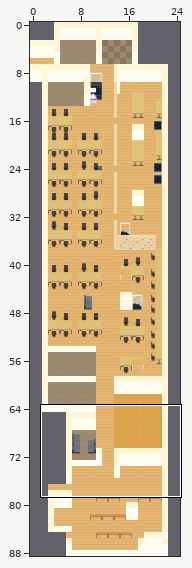
Tiled map (JSON) -- maps/map.json. The picture above shows the old version from afar; the outline marks the close-up.
Close-up. Earlier state:
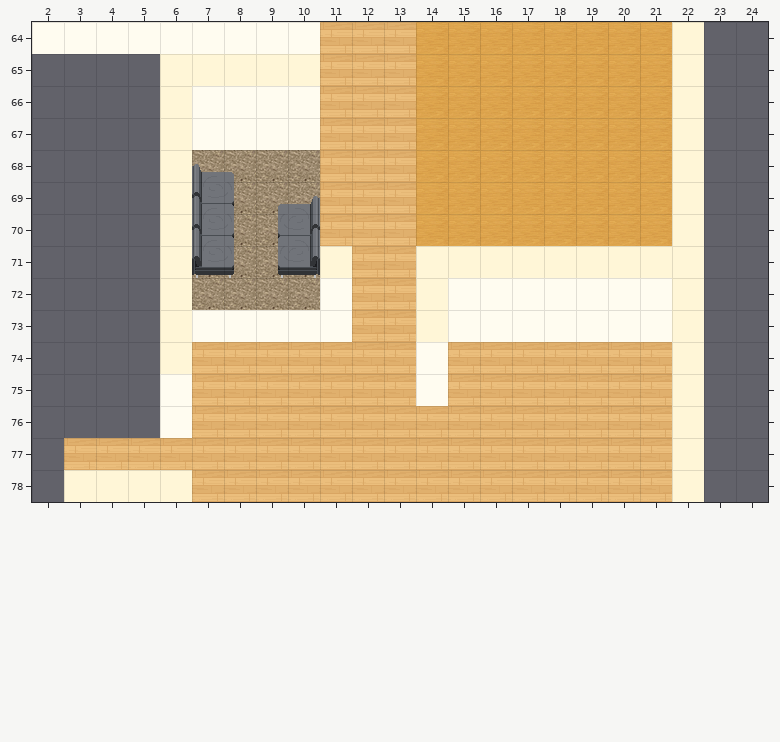
Cells are 32x32 px. Shown: x 2..24, y 64..78. The commit also changed other parts of the map, which this record leaves out.
New version:
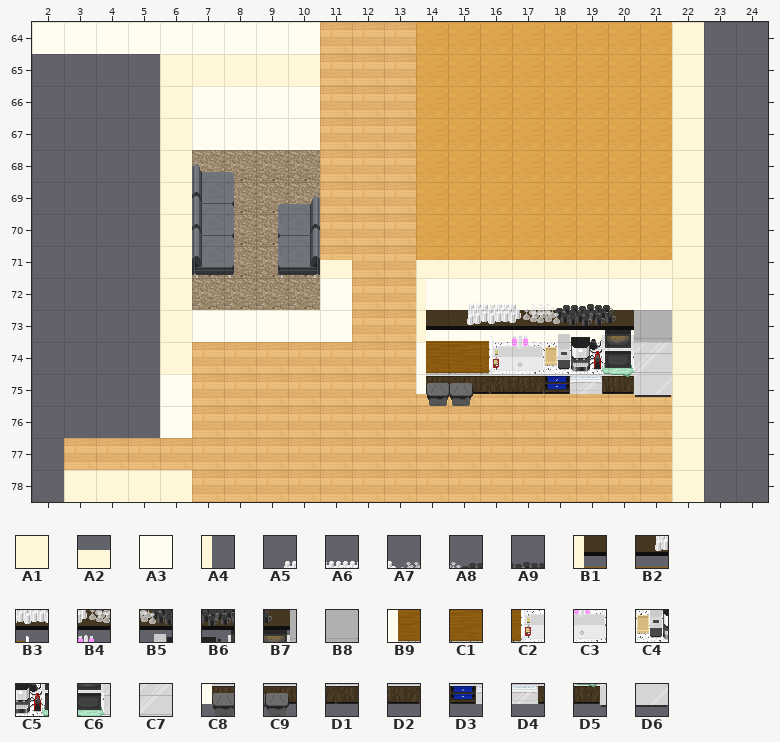
Key: from "Pack 1": A1 355, A2 356, A3 380; from "Pack 2": A4 2, A5 3, A6 4, A7 5, A8 6, A9 7, B1 27, B2 28, B3 29, B4 30, B5 31, B6 32, B7 33, B8 34, B9 52, C1 53, C2 54, C3 55, C4 56, C5 57, C6 58, C7 59, C8 77, C9 78, D1 79, D2 80, D3 81, D4 82, D5 83, D6 84.
__ is an empty cell.
The edit:
{"where": "layer \"walls\""}
{"y":72,"x":14,"old":"__ __ __ __ __ __","new":"A3 A3 A3 A3 A3 A3"}
{"y":73,"x":14,"old":"A1","new":"A3"}
{"y":74,"x":14,"old":"A3","new":"__"}
{"y":75,"x":14,"old":"A3","new":"__"}
{"where": "layer \"furniture\""}
{"y":72,"x":14,"old":"__ __ __ __ __ __","new":"A4 A5 A6 A7 A8 A9"}
{"y":73,"x":14,"old":"__ __ __ __ __ __ __ __","new":"B1 B2 B3 B4 B5 B6 B7 B8"}
{"y":74,"x":14,"old":"__ __ __ __ __ __ __ __","new":"B9 C1 C2 C3 C4 C5 C6 C7"}
{"y":75,"x":14,"old":"__ __ __ __ __ __ __ __","new":"C8 C9 D1 D2 D3 D4 D5 D6"}
{"where": "layer \"Wallpaper Above player\""}
{"y":71,"x":11,"old":"A1","new":"A2"}
{"y":71,"x":14,"old":"A1 A1 A1 A1 A1 A1 A1 A1","new":"A2 A2 A2 A2 A2 A2 A2 A2"}
{"y":72,"x":14,"old":"A1 A3 A3 A3 A3 A3","new":"__ __ __ __ __ __"}
{"label":"changed","picture_box":[320,246,352,260]}
{"label":"changed","picture_box":[416,246,672,406]}
